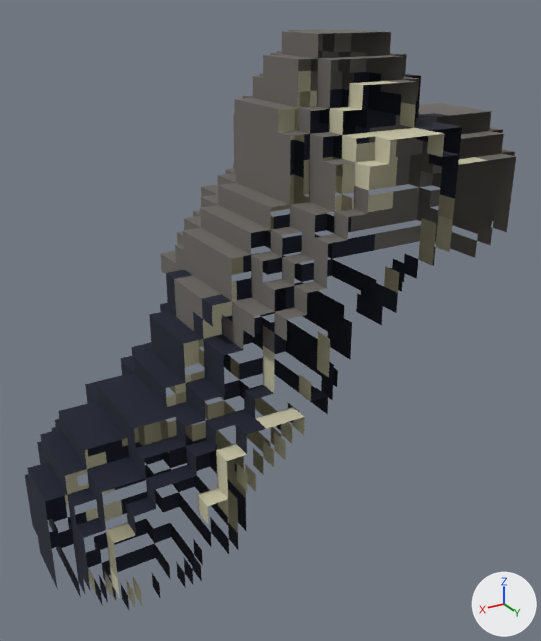
The glTF model balanca/public/voxel/deco/Bones2.glb: old version first, new version second.
One viewpoint serves both versions: a 50 mm lens placed at (16.5, 30.5, 28.4), pointed at (-1.8, 0.0, 13.2). Lighting does not change. The marker at lower right points along +X, +Y and +Z. The picture after the commit comes second. Where no turn or scale is listed for an object, it has been applied to the vertices. Vertices at exactly the same position are counted once.

Before the edit, the objects in view are built like this:
```python
me_mesh_0 = bpy.data.meshes.new('Mesh_0')
me_mesh_0.from_pydata(...)  # 904 vertices, 1064 faces; spans x 0.0..26.0, y -12.0..0.0, z 0.0..27.0
me_mesh_0.materials.append(mat_paleta)
ob_mesh_0 = bpy.data.objects.new('Mesh_0', me_mesh_0)
ob_mesh_0.location = (-15.0, 6.0, 0.0)
```
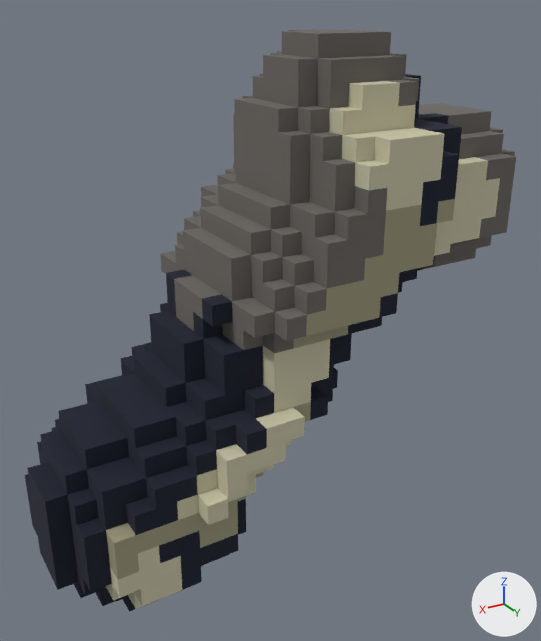
What differs and where, as boxes [x1, y1, x2, y2] in the pictures (541 x 641 px):
'Mesh_0', reshaped: before [25, 29, 516, 610]; after [25, 29, 516, 612]
part 1 of me_mesh_0, added: after [45, 32, 516, 612]

Patch to the scene script:
```diff
--- a/balanca/public/voxel/deco/Bones2.glb.py
+++ b/balanca/public/voxel/deco/Bones2.glb.py
@@ me_mesh_0 @@
 # used by ob_mesh_0; location = (-15.0, 6.0, 0.0)
-me_mesh_0.from_pydata(...)  # 904 vertices, 1064 faces; spans x 0.0..26.0, y -12.0..0.0, z 0.0..27.0
+me_mesh_0.from_pydata(...)  # 962 vertices, 1364 faces; spans x 0.0..26.0, y -12.0..0.0, z 0.0..27.0
+# me_mesh_0 part 1
+# 10 vertices are added at x 3.0..12.0, y -4.0..0.0, z 15.0..21.0
+# 20 new vertices lie (1.0, 0.0, 0.0) away from vertices in x 1.0..23.0, y -3.0..0.0, z 2.0..25.0
+# 12 new vertices lie (0.0, 0.0, -1.0) away from vertices in x 2.0..24.0, y -4.0..0.0, z 7.0..23.0
+# 5 new vertices lie (2.0, 0.0, 0.0) away from vertices in x 9.0..20.0, y -1.0..0.0, z 5.0..19.0
+# 6 new vertices lie (0.0, 0.0, 1.0) away from vertices in x 2.0..23.0, y -2.0..0.0, z 4.0..19.0
+# 5 new vertices lie (-1.0, 0.0, 0.0) away from vertices in x 14.0..24.0, y -1.0..0.0, z 5.0..17.0
+# 300 new faces join them
 me_mesh_0.materials.append(mat_paleta)
```
